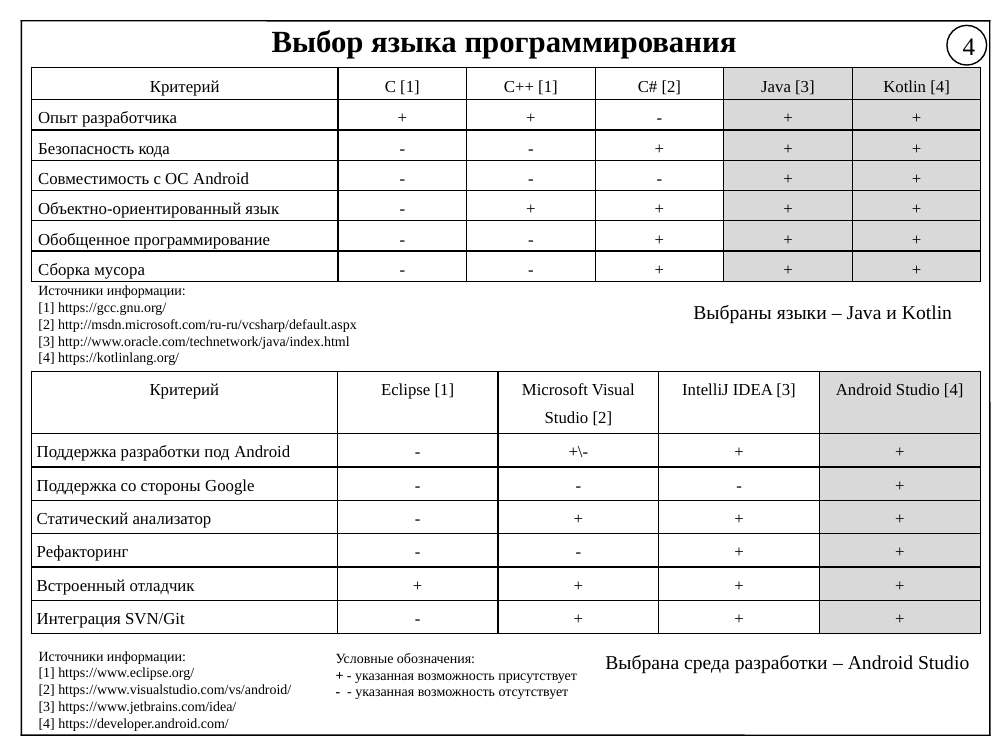
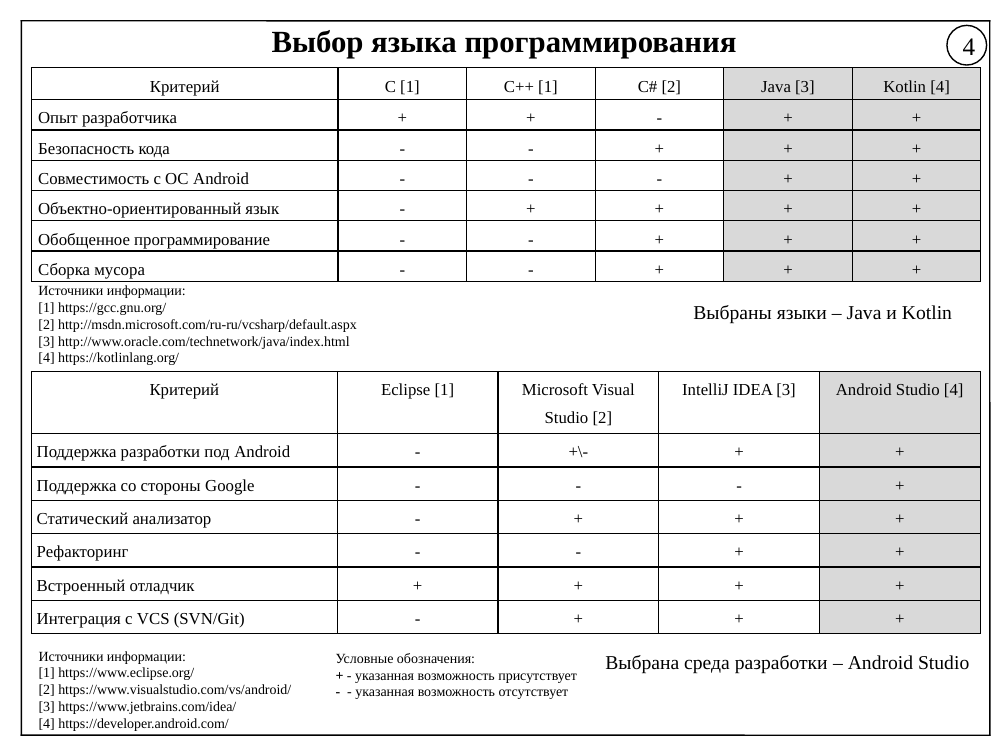
Before and after one commit to helllynx/my_pain, a slide deck: slide 4 of Document/FINAL/Презентация_Василиадис_безпечатей.pptx. Drawn at 1008x756 pixels with LibreOffice and Linux fonts; fonts in the diff are those of the drawing. Boxes give left, top, right and bottom in pixels: in the first picture for what was removed or moved away, otherwise in the second. Text is boxed around its words. In the diff, an @@ line names an element or a change of style, - is before the commit and + after.

```diff
--- a/Document/FINAL/Презентация_Василиадис_безпечатей.pptx
+++ b/Document/FINAL/Презентация_Василиадис_безпечатей.pptx
@@ table at (31,371,978,634) @@
-row 7, column 1: Интеграция SVN/Git
+row 7, column 1: Интеграция с VCS (SVN/Git)
```
Also in this commit, not shown: 1 other slide changed, 3 other files.
